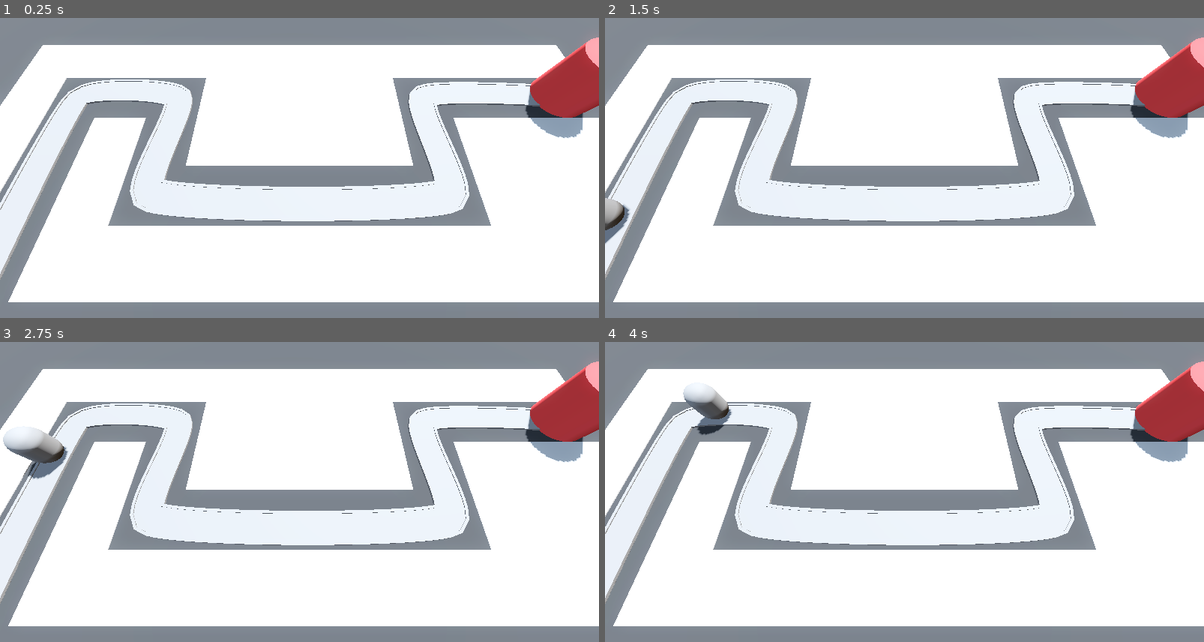
Above: before the commit, frames 1-4 (two rows, left to right).
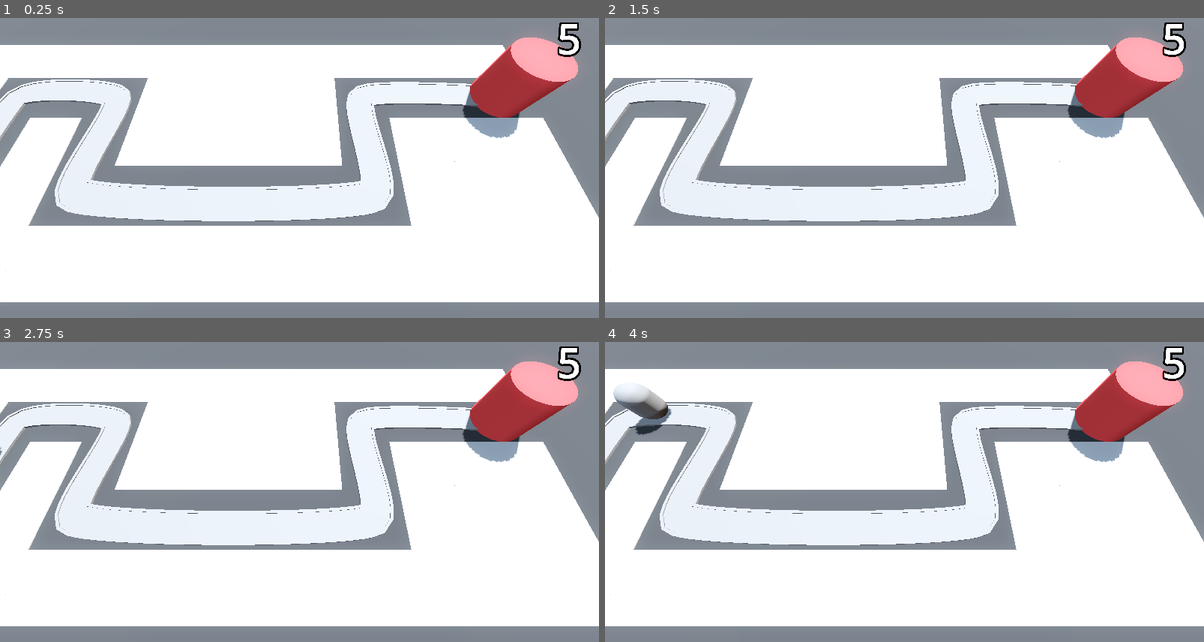
Above: after the commit, the same moments.

Repository: cosmo-the-deer/Barbarian-Blaster
Game: Godot game, scene res://BaseLevel.tscn
The game is run twice, just before and just after one commit, with the same random seed, the same clock (stepped at 60 frames per second) and the same inputs.
Inputs:
- Up to frame 1 (0.25 s): no input
- Up to frame 2 (1.5 s): tap Enter at 0.5 s
- Up to frame 3 (2.75 s): no input
- Up to frame 4 (4 s): no input

The runs differ from the first frame. In frame 1, 19% of the frame differs, in the area x 0-100%, y 1-95%; in frame 2, 19%; in frame 3, 20%; in frame 4, 20%.

Commit message:
going to go to bed now :3

Diff:
--- a/BaseLevel.tscn
+++ b/BaseLevel.tscn
@@ -42,7 +42,7 @@
 material = SubResource("StandardMaterial3D_lvb7b")
 
 [node name="Camera3D" type="Camera3D" parent="."]
-transform = Transform3D(1, 0, 0, 0, 0.422618, 0.906308, 0, -0.906308, 0.422618, 0, 14.5, 9.5)
+transform = Transform3D(1, 0, 0, 0, 0.422618, 0.906308, 0, -0.906308, 0.422618, 5, 14.5, 9.5)
 
 [node name="GridMap" type="GridMap" parent="."]
 mesh_library = ExtResource("1_lvb7b")
